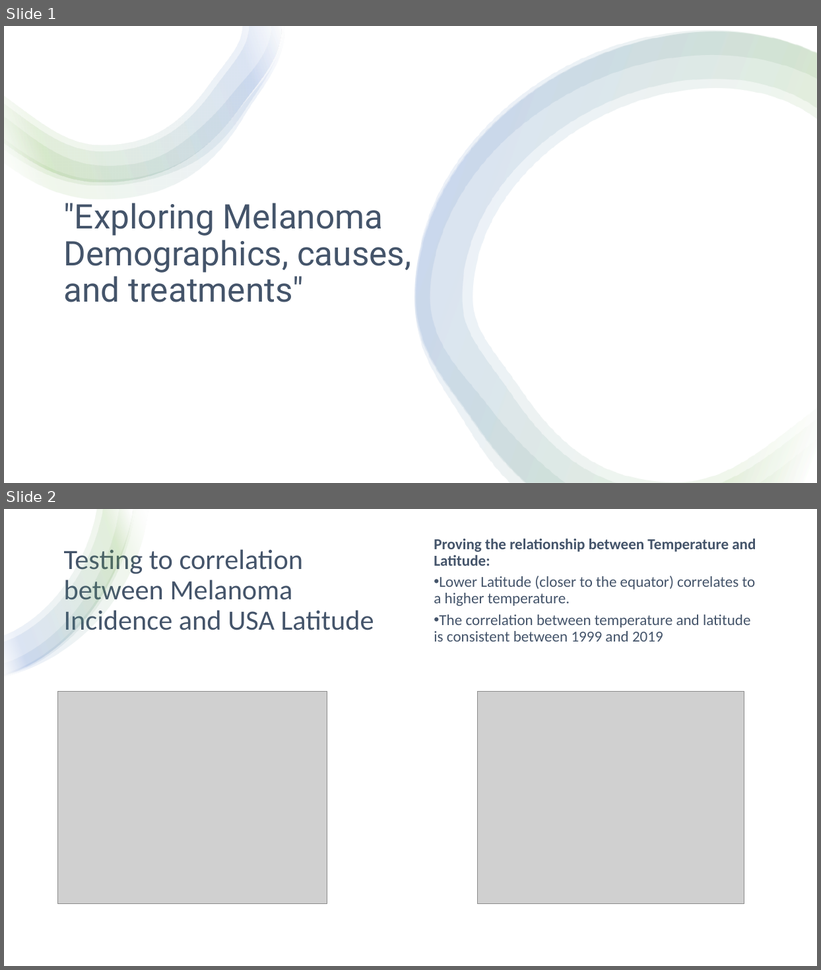
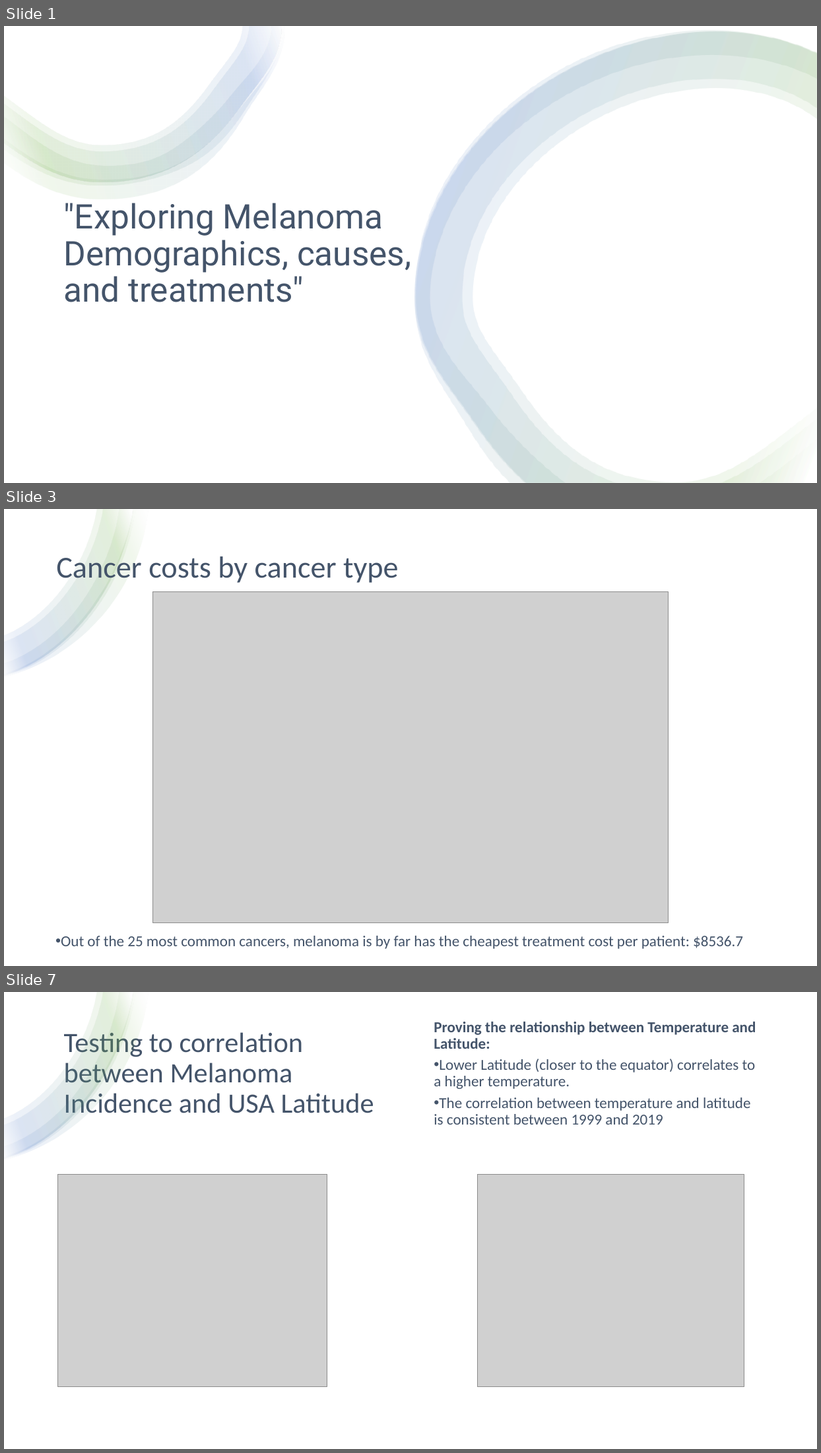
Before and after one commit to ishasaldhi/Project-1, a slide deck: Project 1.pptx. Shown one above the other, each under a label of ours: slides 1 and 2 before the commit, slides 1, 3 and 7 after it; the slides between them are not shown. The pictures are 821x970 and 821x1453 pixels, drawn with LibreOffice and Linux fonts; fonts in the diff are those of the drawing; grey boxes stand for pictures. Boxes give left, top, right and bottom in pixels: in the first picture for what was removed or moved away, otherwise in the second. Text is boxed around its words. In the diff, an @@ line names an element or a change of style, - is before the commit and + after.

```diff
--- a/Project 1.pptx
+++ b/Project 1.pptx
@@ slide 3 added at (4, 509, 817, 966), background #FFFFFF @@
@@ rectangle added at (4, 509, 816, 966), fill #FFFFFF @@
@@ group added at (4, 509, 149, 677): 4 freeform shapes @@
@@ text added at (56, 557, 399, 583), 36 pt, text #44546A @@
+Cancer costs by cancer type
@@ picture added at (153, 592, 668, 923) @@
@@ text added at (61, 936, 743, 949), 18 pt, text #44546A @@
+• Out of the 25 most common cancers, melanoma is by far has the cheapest treatment cost per patient: $8536.7
@@ what was slide 2 is now slide 7 @@
```
Also in this commit, not shown: 4 other slides added.
